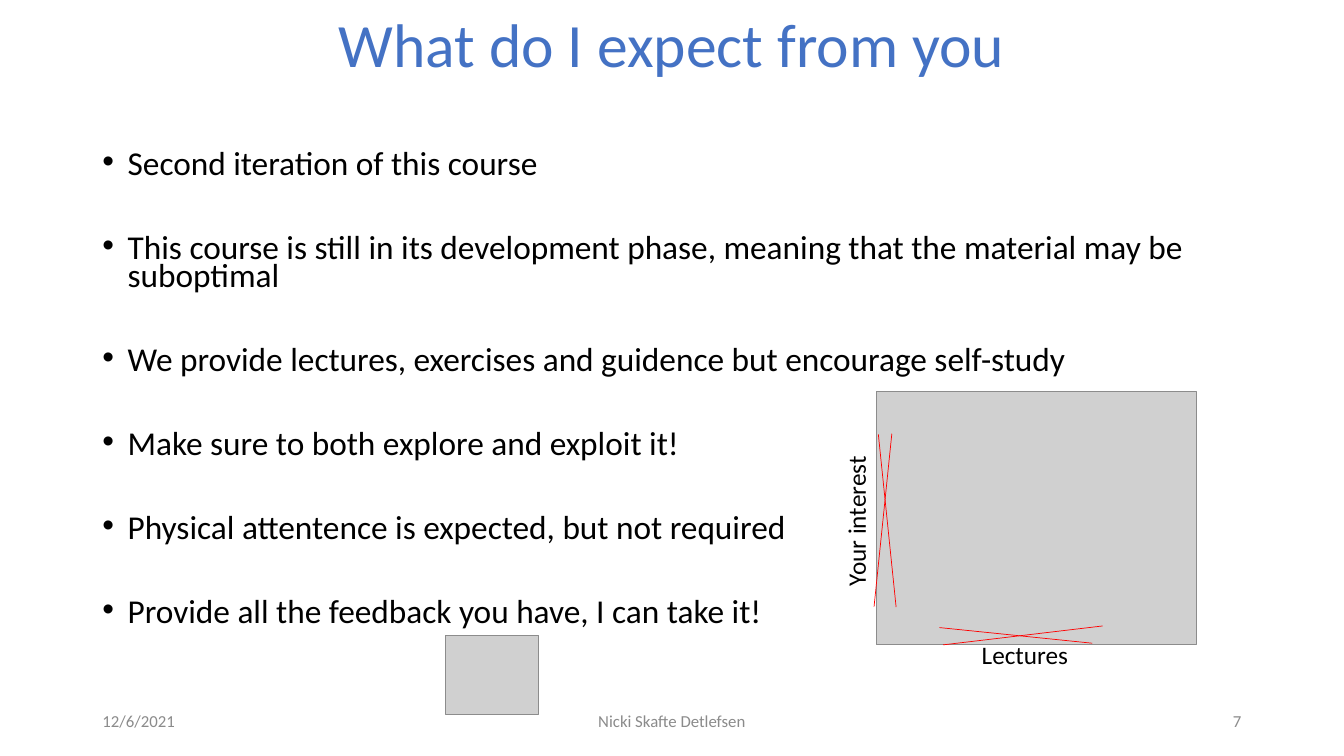
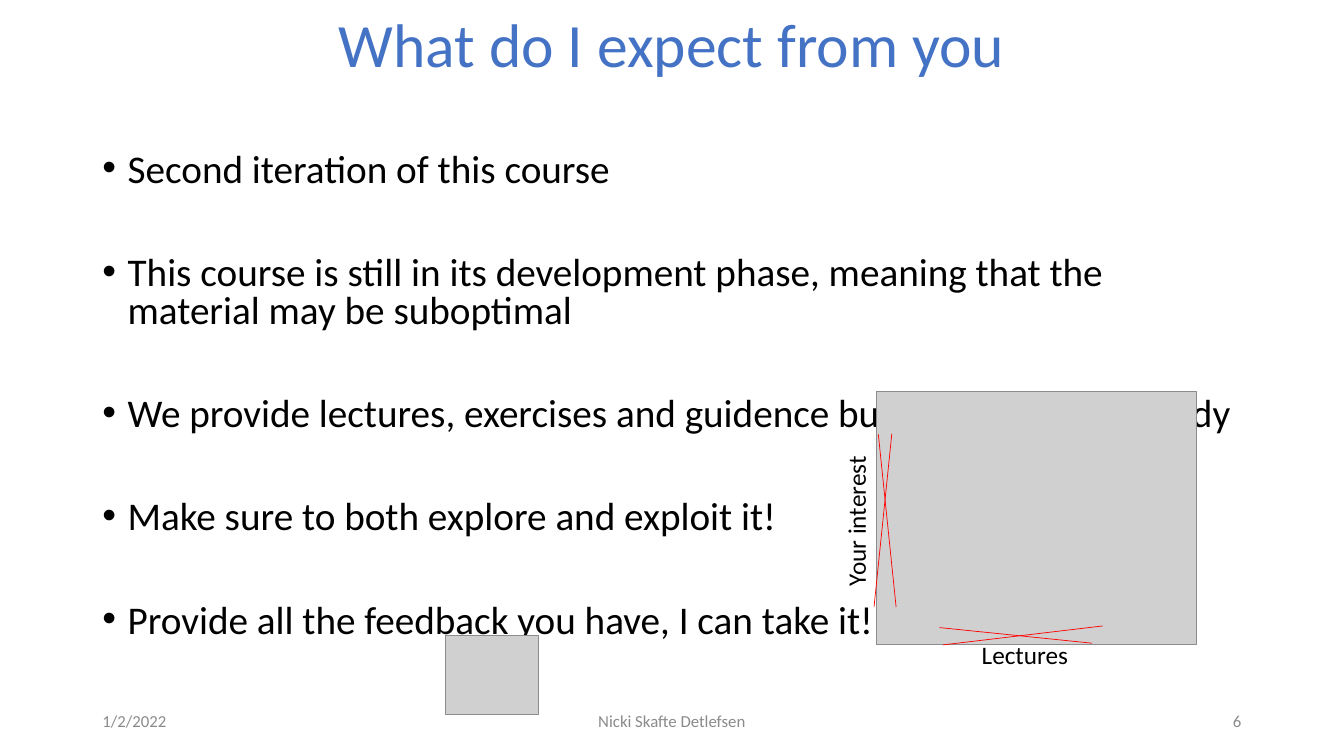
Before and after one commit to DeepEasterbunny/dtu_mlops, a slide deck: slide 6 of s1_getting_started/lecture/course_intro.pptx (slide 7 before the commit). Drawn at 1344x756 pixels with LibreOffice and Linux fonts; fonts in the diff are those of the drawing; grey boxes stand for pictures; background and template pictures are left out. Boxes give left, top, right and bottom in pixels: in the first picture for what was removed or moved away, otherwise in the second. Text is boxed around its words. In the diff, an @@ line names an element or a change of style, - is before the commit and + after.

```diff
--- a/s1_getting_started/lecture/course_intro.pptx
+++ b/s1_getting_started/lecture/course_intro.pptx
@@ text "Second iteration of this course" at box(128, 155, 1230, 644): size 23.8 to 28 pt; line spacing 0.7 to 0.8 @@
@@ text at box(128, 516, 786, 545): paragraph removed @@
-• Physical attentence is expected, but not required
@@ text at box(102, 715, 166, 728): text changed @@
-12/6/2021
+1/2/2022
@@ page number at box(1233, 716, 1241, 727): text changed @@
-7
+6
```
Also in this commit, not shown: 7 other slides changed, 1 slide removed, 5 other files.
